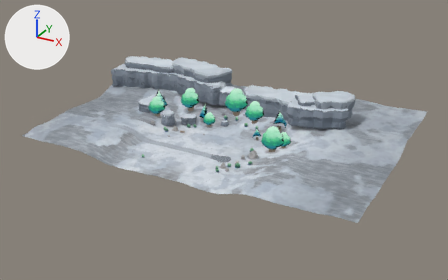
Renders of the glTF model godot/assets/atia/arena_v2/arctic/arctic_arena.glb from each side of a commit.
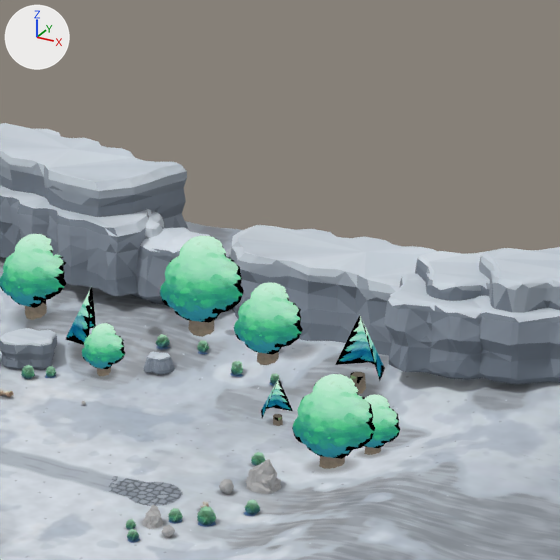
Each version is shown whole from a 50 mm lens placed at (74.2, -124.7, 66.6), pointed at (0.3, 9.8, -0.6), then close up on the part from 40% to 75% of the width and 8% to 63% of the height. Every picture has the same lights, and +X, +Y and +Z are marked at upper left. The last two pictures show the newer version. Where no turn or scale is listed for an object, it has been applied to the vertices.

Objects in the first close-up: 'G_arctic_Ground', 'P_arctic_00_mesa_wide', 'P_arctic_01_mesa_b', 'P_arctic_02_ridge', 'P_arctic_03_mesa_a', 'P_arctic_04_tree_c', 'P_arctic_05_tree_a', 'P_arctic_06_tree_a', 'P_arctic_07_tree_b', 'P_arctic_09_tree_a', 'P_arctic_12_ledge_b', 'P_arctic_16_ledge', 'P_arctic_26_grass_a', 'P_arctic_27_grass_b', 'P_arctic_28_grass_c', 'P_arctic_36_tree_a' and 17 more.
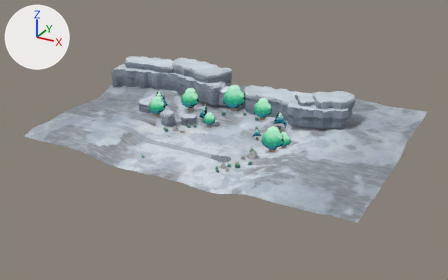
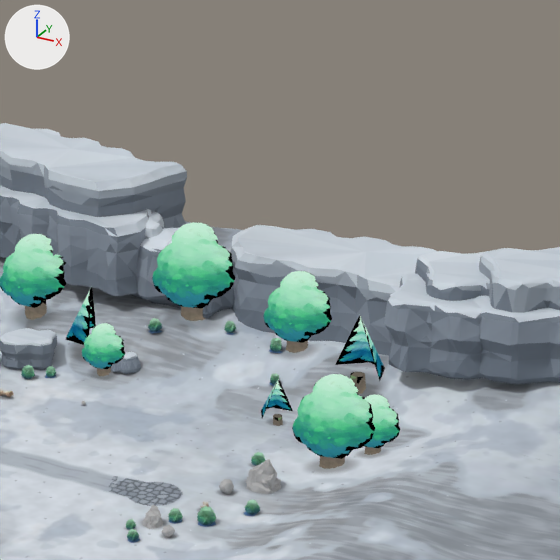
What differs and where, as boxes [x1, y1, x2, y2] in the close-ups (560 x 560 px):
'P_arctic_04_tree_c', moved: before [160, 236, 244, 337]; after [152, 222, 236, 321]
'P_arctic_05_tree_a', moved: before [234, 282, 303, 365]; after [263, 271, 332, 353]
'P_arctic_12_ledge_b', moved: before [144, 352, 174, 375]; after [111, 352, 141, 374]
'P_arctic_28_grass_c', moved: before [230, 361, 244, 377]; after [269, 338, 282, 353]
'P_arctic_26_grass_a', moved: before [156, 334, 170, 349]; after [148, 318, 162, 333]
'P_arctic_27_grass_b', moved: before [197, 340, 209, 354]; after [224, 321, 236, 335]

Edits to the bpy script that builds the scene:
```text
Change ob_p_arctic_04_tree_c:
    ob_p_arctic_04_tree_c.location: (-2.0, 21.0, 2.07) -> (-3.5, 22.5, 2.46)
Change ob_p_arctic_05_tree_a:
    ob_p_arctic_05_tree_a.location: (4.5, 19.5, 1.43) -> (6.0, 21.5, 1.97)
Change ob_p_arctic_12_ledge_b:
    ob_p_arctic_12_ledge_b.location: (-3.0, 16.2, 0.72) -> (-5.5, 15.5, 0.54)
Change ob_p_arctic_26_grass_a:
    ob_p_arctic_26_grass_a.location: (-3.8, 18.2, 1.72) -> (-5.2, 19.5, 2.35)
Change ob_p_arctic_27_grass_b:
    ob_p_arctic_27_grass_b.location: (-0.6, 19.0, 1.67) -> (0.2, 22.0, 2.41)
Change ob_p_arctic_28_grass_c:
    ob_p_arctic_28_grass_c.location: (3.0, 17.6, 1.01) -> (4.6, 21.0, 2.04)
```
